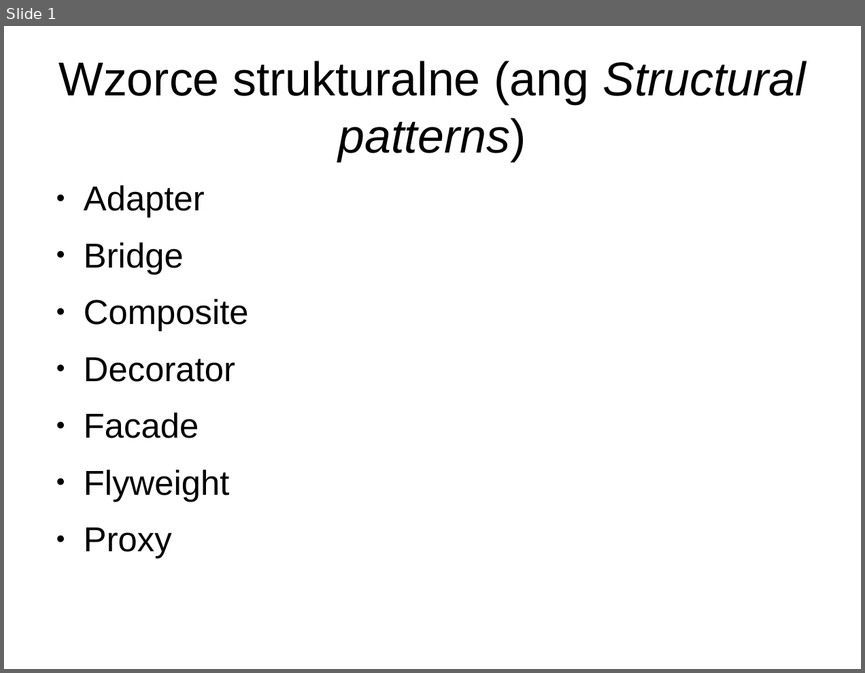
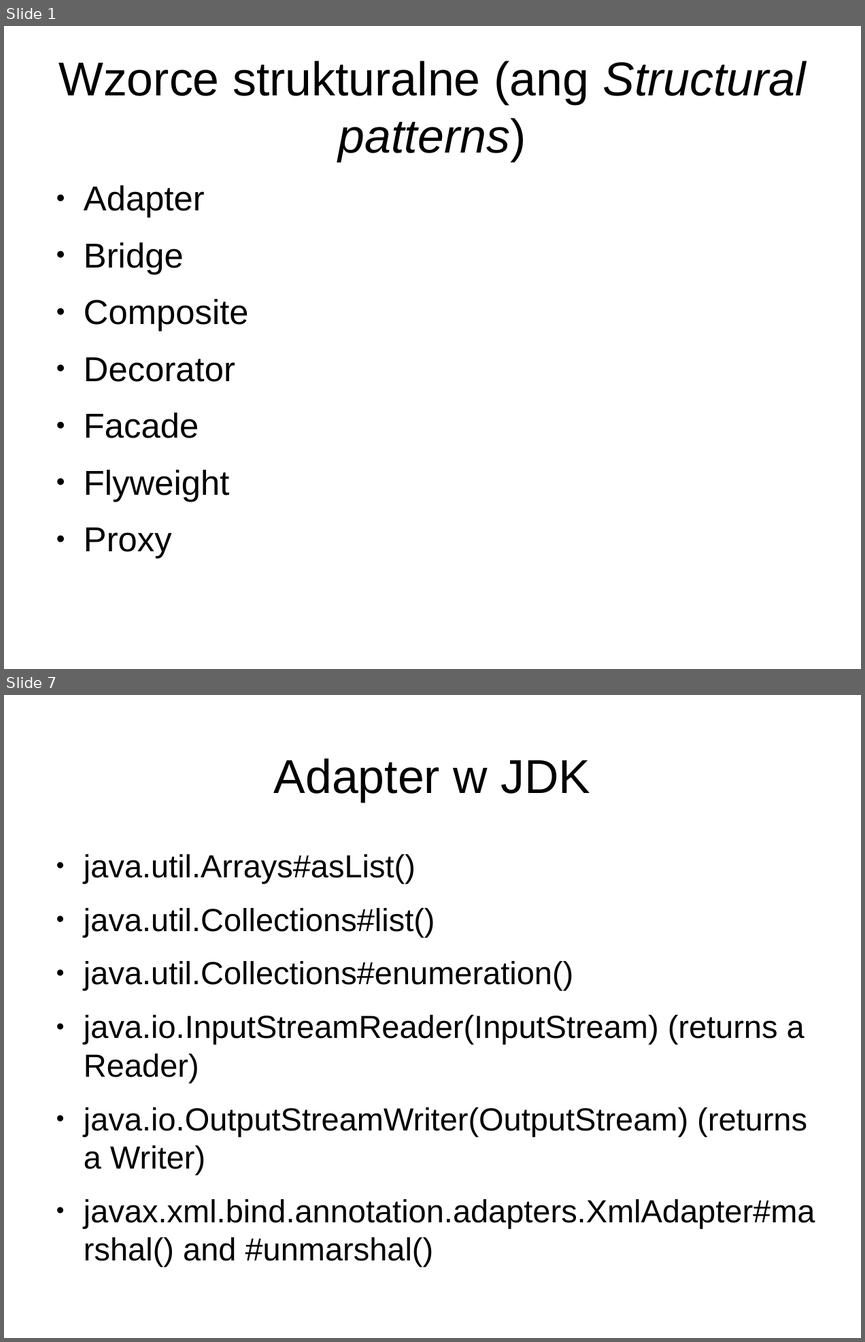
Before and after one commit to anicos/wzorce-projektowe-prezentacja, a slide deck: Part_2.odp. Shown one above the other, each under a label of ours: slide 1 before the commit, slides 1 and 7 after it; the slides between them are not shown. The pictures are 865x673 and 865x1342 pixels, drawn with LibreOffice and Linux fonts; fonts in the diff are those of the drawing. Boxes give left, top, right and bottom in pixels: in the first picture for what was removed or moved away, otherwise in the second. Text is boxed around its words. In the diff, an @@ line names an element or a change of style, - is before the commit and + after.

```diff
--- a/Part_2.odp
+++ b/Part_2.odp
@@ slide 7 added at bbox=[4, 695, 861, 1338], background #FFFFFF @@
@@ title added at bbox=[274, 758, 590, 802], 44 pt, text #000000 @@
+Adapter w JDK
@@ text added at bbox=[84, 854, 815, 1228], 29.6 pt, text #000000 @@
+● java.util.Arrays#asList()
+● java.util.Collections#list()
+● java.util.Collections#enumeration()
+● java.io.InputStreamReader(InputStream) (returns a Reader)
+● java.io.OutputStreamWriter(OutputStream) (returns a Writer)
+● javax.xml.bind.annotation.adapters.XmlAdapter#marshal() and #unmarshal()
```
Also in this commit, not shown: 8 other slides added.
